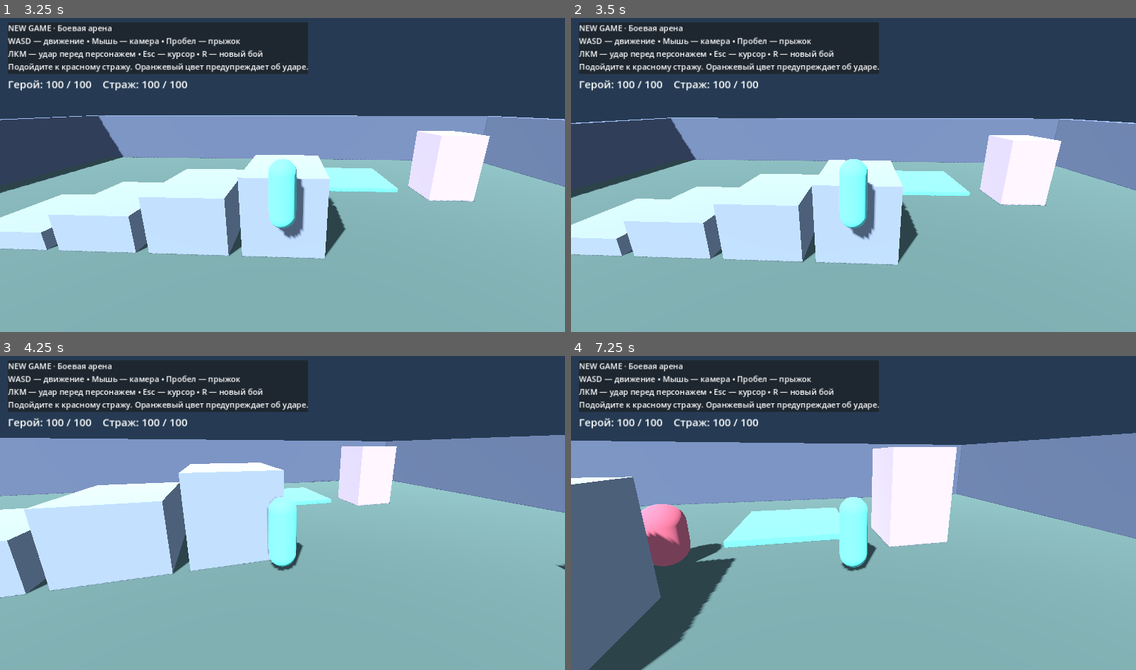
Above: before the commit, frames 1-4 (two rows, left to right).
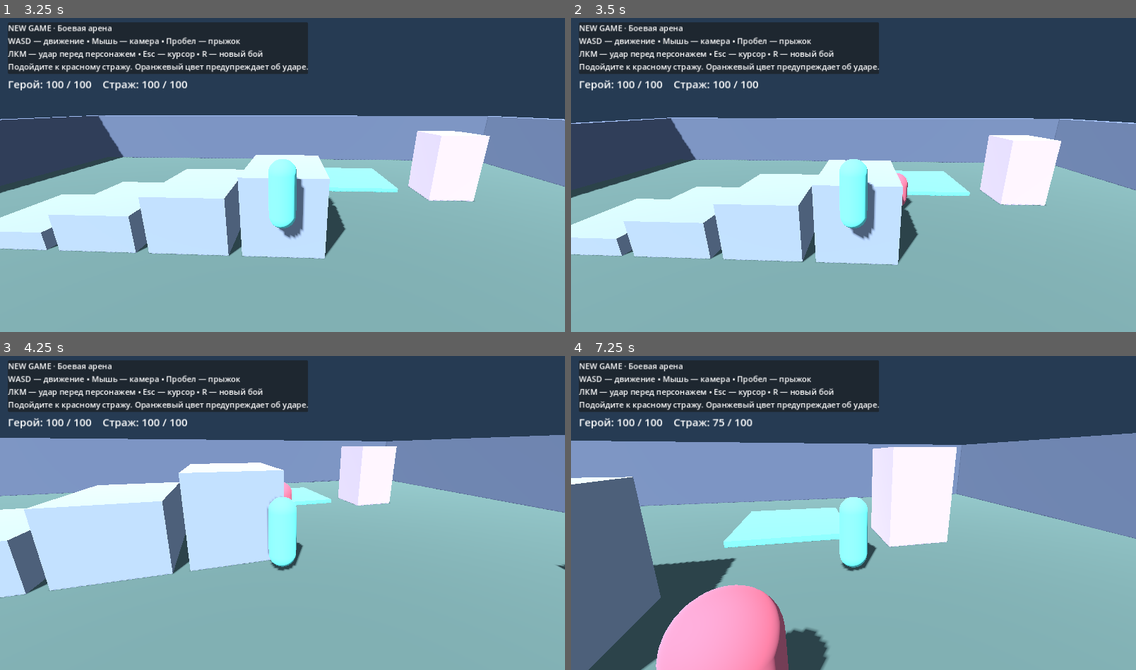
Above: after the commit, the same moments.

Repository: Yola1147/New-game
Game: Godot game, scene res://scenes/main.tscn
Two runs of this game, one before a commit and one after it. Both use one fixed random seed, a clock stepped at 60 frames per second and the inputs below.
Inputs (mouse positions are in pixels of both pictures, inside the frame that each line leads up to):
- Up to frame 1 (3.25 s): move the mouse to (310, 171) at 0.52 s; hold W (move_forward) from 0.53 s (still down); click (310, 171) at 0.6 s; tap Space (jump) at 0.77, 1.52, 3.02 s; move the mouse to (254, 175) at 1.27 s; click (254, 175) at 1.35 s; move the mouse to (293, 168) at 2.02 s; click (293, 168) at 2.1 s; move the mouse to (276, 178) at 2.77 s; click (276, 178) at 2.85 s
- Up to frame 2 (3.5 s): keep holding W (move_forward)
- Up to frame 3 (4.25 s): keep holding W (move_forward); move the mouse to (322, 516) at 3.52 s; click (322, 516) at 3.6 s; tap Space (jump) at 3.77 s
- Up to frame 4 (7.25 s): move the mouse to (808, 506) at 4.27 s; click (808, 506) at 4.35 s; tap Space (jump) at 4.52, 6.02, 6.77 s; move the mouse to (859, 509) at 5.02 s; click (859, 509) at 5.1 s; move the mouse to (830, 503) at 5.77 s; release W (move_forward) at 5.78 s; hold D (move_right) 5.78-6.53 s; click (830, 503) at 5.85 s; move the mouse to (881, 509) at 6.52 s; hold W (move_forward) from 6.53 s (still down); click (881, 509) at 6.6 s

Frame 1 is identical in both runs. In frame 2, 0.1% of the frame differs, in the area x 57-61%, y 49-61%; in frame 3, less than 0.1%; in frame 4, 7.6%, in the area x 12-46%, y 20-100%.

Commit message:
Fix pursuit when hero stands against a column

Diff:
--- a/scripts/enemy.gd
+++ b/scripts/enemy.gd
@@ -31,6 +31,29 @@
 			navigation.set_point_solid(Vector2i(x, z), not get_world_3d().direct_space_state.intersect_shape(query, 1).is_empty())
 	navigation_ready = true
 
+func navigation_cell(at: Vector3) -> Vector2i:
+	var cell := Vector2i(roundi(at.x * 2), roundi(at.z * 2))
+	if navigation.is_in_boundsv(cell) and not navigation.is_point_solid(cell):
+		return cell
+	# A capsule can stand closer to a column than the conservative grid permits.
+	# Project only locally, with line of sight, so enclosed targets stay unreachable.
+	var best := Vector2i(10000, 10000)
+	var distance := 0.9
+	for x in range(cell.x - 2, cell.x + 3):
+		for z in range(cell.y - 2, cell.y + 3):
+			var candidate := Vector2i(x, z)
+			if not navigation.is_in_boundsv(candidate) or navigation.is_point_solid(candidate):
+				continue
+			var point := Vector3(x * 0.5, at.y, z * 0.5)
+			var separation := at.distance_to(point)
+			if separation >= distance:
+				continue
+			var ray := PhysicsRayQueryParameters3D.create(at + Vector3.UP * 0.8, point + Vector3.UP * 0.8, 1)
+			if get_world_3d().direct_space_state.intersect_ray(ray).is_empty():
+				best = candidate
+				distance = separation
+	return best
+
 func pursuit_direction(delta: float) -> Vector3:
 	if not navigation_ready:
 		build_navigation()
@@ -38,13 +61,13 @@
 	if repath_time <= 0:
 		repath_time = 0.4
 		route.clear()
-		var start := Vector2i(roundi(global_position.x * 2), roundi(global_position.z * 2))
-		var goal := Vector2i(roundi(target.global_position.x * 2), roundi(target.global_position.z * 2))
+		var start := navigation_cell(global_position)
+		var goal := navigation_cell(target.global_position)
 		if absf(target.global_position.y) < 0.7 and navigation.is_in_boundsv(start) and navigation.is_in_boundsv(goal):
 			if not navigation.is_point_solid(start) and not navigation.is_point_solid(goal):
 				for point in navigation.get_point_path(start, goal):
 					route.append(Vector3(point.x, 0, point.y))
-				if not route.is_empty():
+				if not route.is_empty() and Vector2(global_position.x, global_position.z).distance_to(Vector2(start) * 0.5) < 0.36:
 					route.remove_at(0)
 	while not route.is_empty():
 		var offset := route[0] - Vector3(global_position.x, 0, global_position.z)
--- a/tests/navigation.gd
+++ b/tests/navigation.gd
@@ -31,6 +31,16 @@
 					arena.enemy.position.x = 11.5 if side == -1 else 1.0
 				await frames(420)
 				check(arena.enemy.position.distance_to(arena.player.position) < 2.1, "Enemy must navigate around column from each side")
+	# Regression: hero and enemy pressed against opposite faces of a column.
+	for axis in [Vector3.RIGHT, Vector3.FORWARD]:
+		for side in [-1, 1]:
+			arena.restart_battle()
+			var center := Vector3(8, 0, 3)
+			arena.player.position = center + axis * 1.51 * side
+			arena.enemy.position = center - axis * 1.51 * side
+			await frames(300)
+			check(arena.enemy.position.distance_to(arena.player.position) < 2.1, "Enemy must pursue a hero touching a column")
+			check(arena.player.health < 100, "Enemy must reach the same side and attack, not stop across the column")
 	arena.restart_battle()
 	arena.player.position = Vector3(0, 0, 8)
 	arena.enemy.position = Vector3(0, 0, 0)
Not shown, changed: ROADMAP.md
